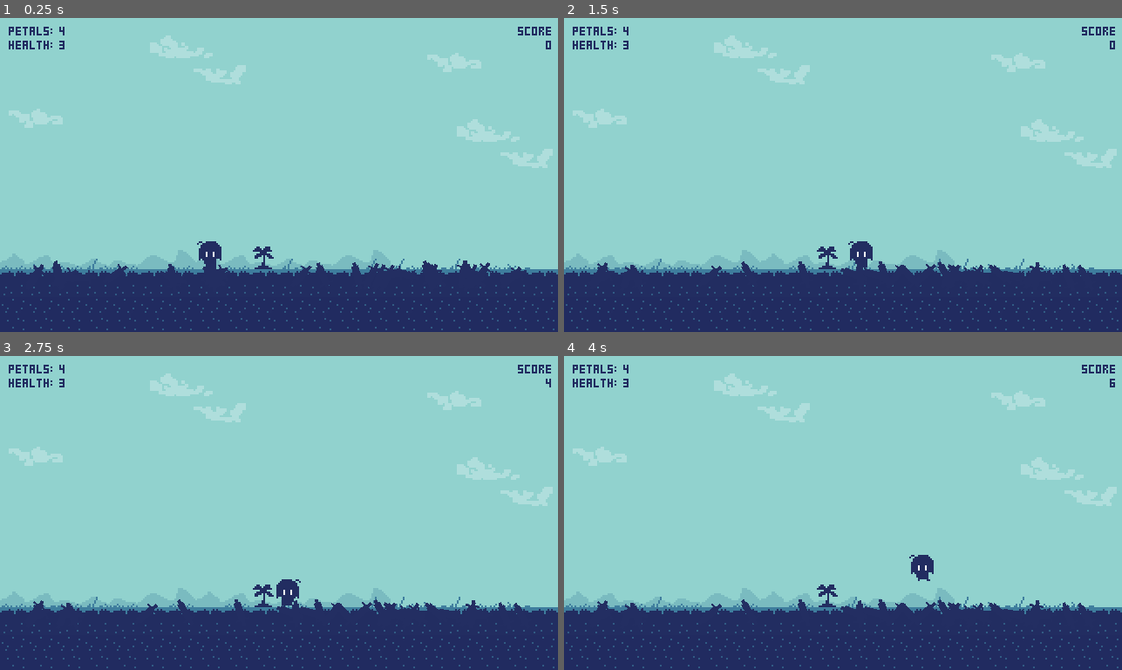
Above: before the commit, frames 1-4 (two rows, left to right).
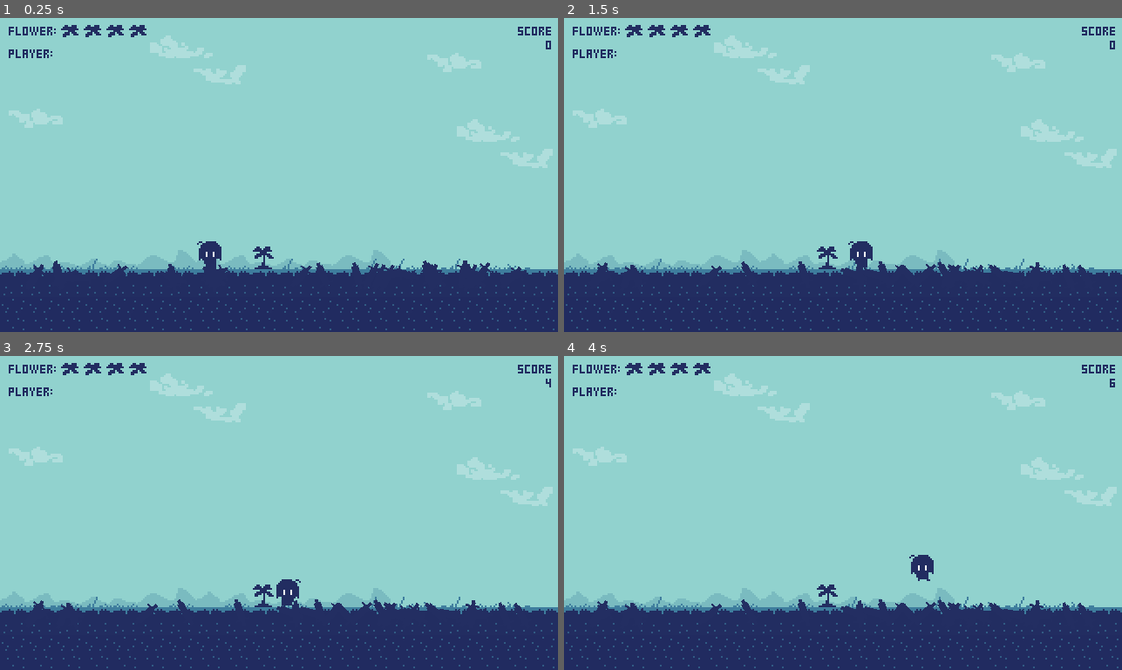
Above: after the commit, the same moments.

Repository: mwpodgorni/DDDD-Project
Game: Godot game, scene res://choice.tscn
Two runs of this game, one before a commit and one after it. Both use one fixed random seed, a clock stepped at 60 frames per second and the inputs below.
Inputs:
- Up to frame 1 (0.25 s): no input
- Up to frame 2 (1.5 s): tap Enter at 0.5 s; hold Right (ui_right) 0.53-1.28 s; tap V (ui_accept) at 0.77 s; hold Left (ui_left) from 1.28 s (still down)
- Up to frame 3 (2.75 s): tap V (ui_accept) at 1.52 s; release Left (ui_left) at 2.03 s; hold Right (ui_right) from 2.03 s (still down)
- Up to frame 4 (4 s): tap V (ui_accept) at 3.02, 3.77 s; release Right (ui_right) at 3.53 s; hold Left (ui_left) from 3.53 s (still down)

The runs differ from the first frame. In frame 1, 0.6% of the frame differs, in the area x 1-27%, y 2-13%; in frame 2, 0.6%; in frame 3, 0.6%; in frame 4, 0.6%.

Commit message:
flower health change

Diff:
--- a/LD46/FlowerHealth.gd
+++ b/LD46/FlowerHealth.gd
@@ -1,6 +1,23 @@
-extends Label
+extends Node
 
 # Called every frame. 'delta' is the elapsed time since the previous frame.
 func _process(delta):
-	self.text = str(gl.flowerHealth)
-	if(gl.flowerHealth <= 2): self.modulate = Color(255, 0, 0, 1)
+	if(gl.flowerHealth <= 3):
+		for x in get_node("Flower4").get_children():
+			x.visible = false;
+	else: get_node("Flower4").set_process(true)
+
+	if(gl.flowerHealth <= 2):
+		for x in get_node("Flower3").get_children():
+			x.visible = false;
+	else: get_node("Flower3").set_process(true)
+
+	if(gl.flowerHealth <= 1):
+		for x in get_node("Flower2").get_children():
+			x.visible = false;
+	else: get_node("Flower2").set_process(true)
+
+	if(gl.flowerHealth <= 0):
+		for x in get_node("Flower").get_children():
+			x.visible = false;
+	else: get_node("Flower").set_process(true)
--- a/LD46/LD46.tscn
+++ b/LD46/LD46.tscn
@@ -13,7 +13,6 @@
 [ext_resource path="res://LD46/sfx/hurt.wav" type="AudioStream" id=11]
 [ext_resource path="res://LD46/music/base.ogg" type="AudioStream" id=12]
 [ext_resource path="res://LD46/SCORE.gd" type="Script" id=13]
-[ext_resource path="res://LD46/HEALTH.gd" type="Script" id=14]
 [ext_resource path="res://LD46/FlowerHealth.gd" type="Script" id=15]
 [ext_resource path="res://pixelFont.tres" type="DynamicFont" id=16]
 
@@ -715,6 +714,7 @@
 script = ExtResource( 13 )
 
 [node name="Petals" type="Node" parent="."]
+script = ExtResource( 15 )
 
 [node name="PetalsLabel" type="Label" parent="Petals"]
 margin_left = 5.0
@@ -723,40 +723,142 @@
 margin_bottom = 11.0
 custom_colors/font_color = Color( 0.133333, 0.176471, 0.380392, 1 )
 custom_fonts/font = ExtResource( 16 )
-text = "Petals:"
-
-[node name="Counter" type="Label" parent="Petals"]
-margin_left = 34.0
-margin_top = 5.0
-margin_right = 55.0
-margin_bottom = 11.0
-rect_pivot_offset = Vector2( -56, 19 )
+text = "Flower:"
+
+[node name="Flower" type="Node" parent="Petals"]
+
+[node name="leaf0" type="Sprite" parent="Petals/Flower"]
+position = Vector2( 41, 9 )
+texture = ExtResource( 1 )
+hframes = 64
+vframes = 64
+frame = 68
+
+[node name="leaf1" type="Sprite" parent="Petals/Flower"]
+position = Vector2( 41, 9 )
+texture = ExtResource( 1 )
+hframes = 64
+vframes = 64
+frame = 69
+
+[node name="leaf2" type="Sprite" parent="Petals/Flower"]
+position = Vector2( 40, 9 )
+texture = ExtResource( 1 )
+hframes = 64
+vframes = 64
+frame = 70
+
+[node name="leaf3" type="Sprite" parent="Petals/Flower"]
+position = Vector2( 39, 8 )
+texture = ExtResource( 1 )
+hframes = 64
+vframes = 64
+frame = 71
+
+[node name="Flower2" type="Node" parent="Petals"]
+
+[node name="leaf0" type="Sprite" parent="Petals/Flower2"]
+position = Vector2( 54, 9 )
+texture = ExtResource( 1 )
+hframes = 64
+vframes = 64
+frame = 68
+
+[node name="leaf1" type="Sprite" parent="Petals/Flower2"]
+position = Vector2( 54, 9 )
+texture = ExtResource( 1 )
+hframes = 64
+vframes = 64
+frame = 69
+
+[node name="leaf2" type="Sprite" parent="Petals/Flower2"]
+position = Vector2( 53, 9 )
+texture = ExtResource( 1 )
+hframes = 64
+vframes = 64
+frame = 70
+
+[node name="leaf3" type="Sprite" parent="Petals/Flower2"]
+position = Vector2( 52, 8 )
+texture = ExtResource( 1 )
+hframes = 64
+vframes = 64
+frame = 71
+
+[node name="Flower3" type="Node" parent="Petals"]
+
+[node name="leaf0" type="Sprite" parent="Petals/Flower3"]
+position = Vector2( 2, 14 )
+texture = ExtResource( 1 )
+offset = Vector2( 65, -5 )
+hframes = 64
+vframes = 64
+frame = 68
+
+[node name="leaf1" type="Sprite" parent="Petals/Flower3"]
+position = Vector2( 2, 14 )
+texture = ExtResource( 1 )
+offset = Vector2( 65, -5 )
+hframes = 64
+vframes = 64
+frame = 69
+
+[node name="leaf2" type="Sprite" parent="Petals/Flower3"]
+position = Vector2( 2, 14 )
+texture = ExtResource( 1 )
+offset = Vector2( 64, -5 )
+hframes = 64
+vframes = 64
+frame = 70
+
+[node name="leaf3" type="Sprite" parent="Petals/Flower3"]
+position = Vector2( 2, 14 )
+texture = ExtResource( 1 )
+offset = Vector2( 63, -6 )
+hframes = 64
+vframes = 64
+frame = 71
+
+[node name="Flower4" type="Node" parent="Petals"]
+
+[node name="leaf0" type="Sprite" parent="Petals/Flower4"]
+position = Vector2( 80, 9 )
+texture = ExtResource( 1 )
+hframes = 64
+vframes = 64
+frame = 68
+
+[node name="leaf1" type="Sprite" parent="Petals/Flower4"]
+position = Vector2( 80, 9 )
+texture = ExtResource( 1 )
+hframes = 64
+vframes = 64
+frame = 69
+
+[node name="leaf2" type="Sprite" parent="Petals/Flower4"]
+position = Vector2( 79, 9 )
+texture = ExtResource( 1 )
+hframes = 64
+vframes = 64
+frame = 70
+
+[node name="leaf3" type="Sprite" parent="Petals/Flower4"]
+position = Vector2( 78, 8 )
+texture = ExtResource( 1 )
+hframes = 64
+vframes = 64
+frame = 71
+
+[node name="Health" type="Node" parent="."]
+
+[node name="HealthLabel" type="Label" parent="Health"]
+margin_left = 5.0
+margin_top = 18.0
+margin_right = 31.0
+margin_bottom = 24.0
 custom_colors/font_color = Color( 0.129412, 0.168627, 0.376471, 1 )
 custom_fonts/font = ExtResource( 16 )
-text = "4"
-script = ExtResource( 15 )
-
-[node name="Health" type="Node" parent="."]
-
-[node name="HealthLabel" type="Label" parent="Health"]
-margin_left = 5.0
-margin_top = 13.0
-margin_right = 13.0
-margin_bottom = 19.0
-custom_colors/font_color = Color( 0.129412, 0.168627, 0.376471, 1 )
-custom_fonts/font = ExtResource( 16 )
-text = "HEALTH:"
-
-[node name="Counter" type="Label" parent="Health"]
-margin_left = 34.0
-margin_top = 13.0
-margin_right = 55.0
-margin_bottom = 19.0
-rect_pivot_offset = Vector2( -56, 19 )
-custom_colors/font_color = Color( 0.129412, 0.168627, 0.376471, 1 )
-custom_fonts/font = ExtResource( 16 )
-text = "3"
-script = ExtResource( 14 )
+text = "Player:"
 
 [connection signal="area_entered" from="flower" to="flower" method="_on_flower_area_entered"]
 [connection signal="area_entered" from="player/slash0" to="player" method="_on_sword_hit"]
Not shown: 1 places in LD46/LD46.tscn that only renumber resources
